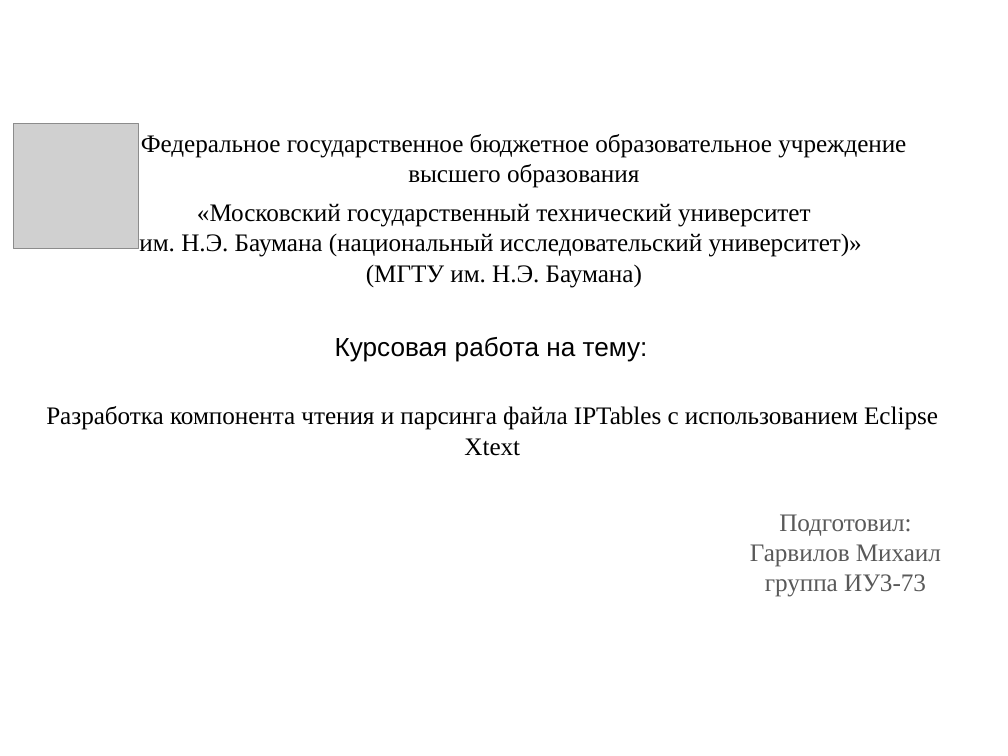
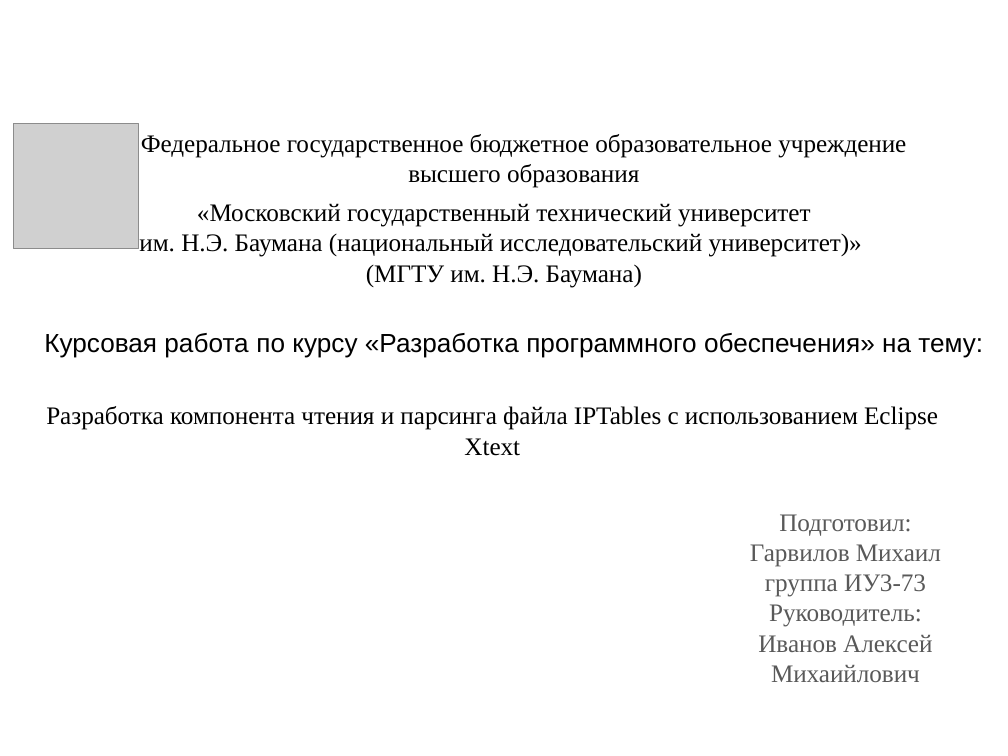
Before and after one commit to GavrilovMike/iptables, a slide deck: slide 1 of Презентация РПО.pptx. Drawn at 1008x756 pixels with LibreOffice and Linux fonts; fonts in the diff are those of the drawing; grey boxes stand for pictures. Boxes give left, top, right and bottom in pixels: in the first picture for what was removed or moved away, otherwise in the second. Text is boxed around its words. In the diff, an @@ line names an element or a change of style, - is before the commit and + after.

```diff
--- a/Презентация РПО.pptx
+++ b/Презентация РПО.pptx
@@ text at bbox=[44, 333, 983, 358]: text changed @@
-Курсовая работа на тему:
+Курсовая работа по курсу «Разработка программного обеспечения» на тему:
@@ subtitle at bbox=[758, 604, 932, 682]: paragraph added @@
+Руководитель:
+Иванов Алексей Михаийлович
```
Also in this commit, not shown: 1 other file.
